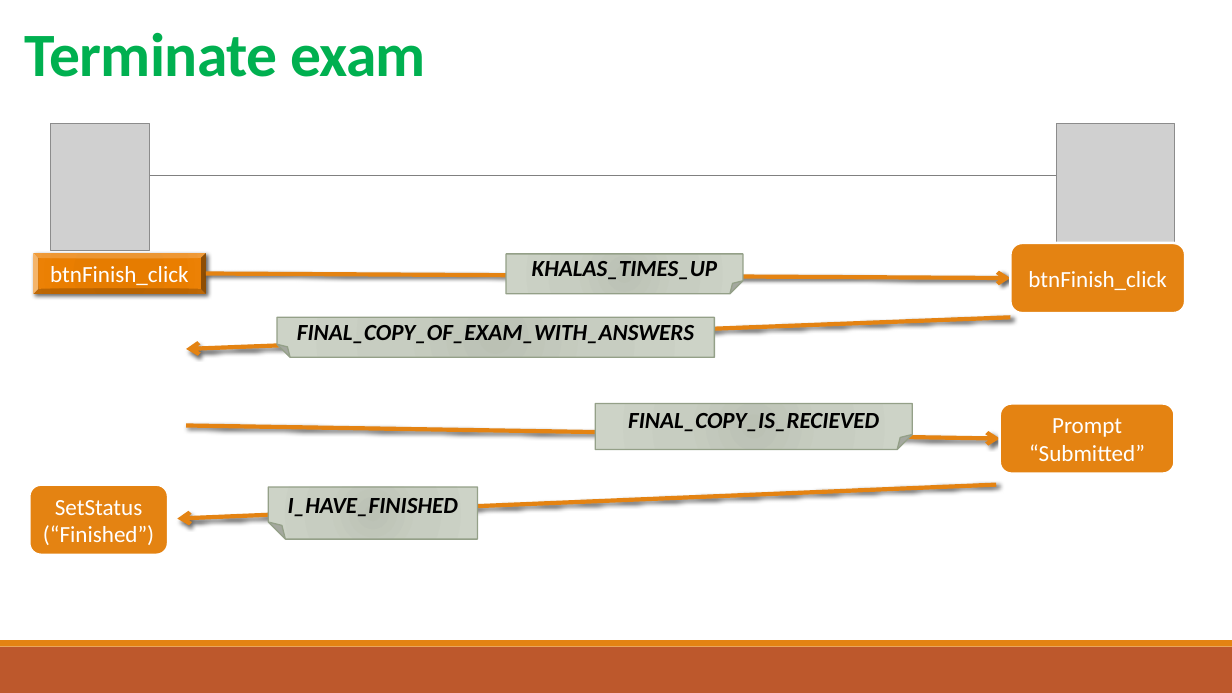
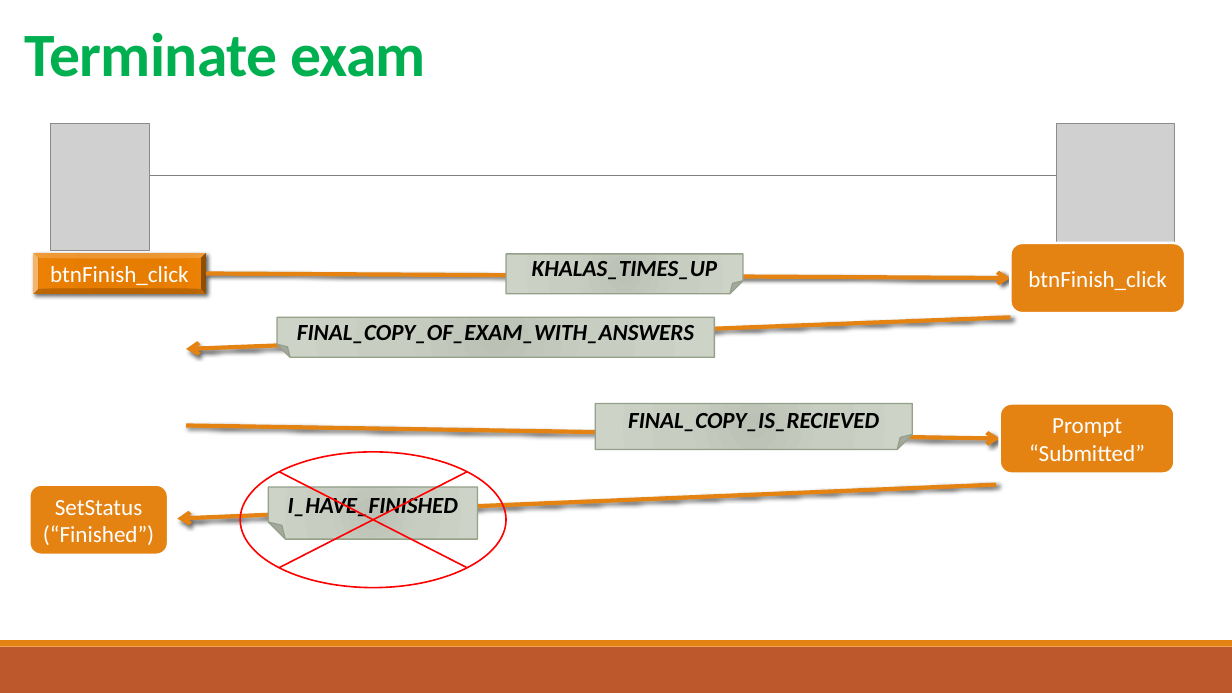
Before and after one commit to samialfattani/eQuiz, a slide deck: slide 5 of data/Design.pptx. Drawn at 1232x693 pixels with LibreOffice and Linux fonts; fonts in the diff are those of the drawing; grey boxes stand for pictures. Boxes give left, top, right and bottom in pixels: in the first picture for what was removed or moved away, otherwise in the second. Text is boxed around its words. In the diff, an @@ line names an element or a change of style, - is before the commit and + after.

```diff
--- a/data/Design.pptx
+++ b/data/Design.pptx
@@ flow chart summing junction added at [240,452,506,588], outline #FF0000 1.25 pt @@
```
Also in this commit, not shown: 3 other slides changed, 1 slide added, 1 slide removed, 45 other files.
